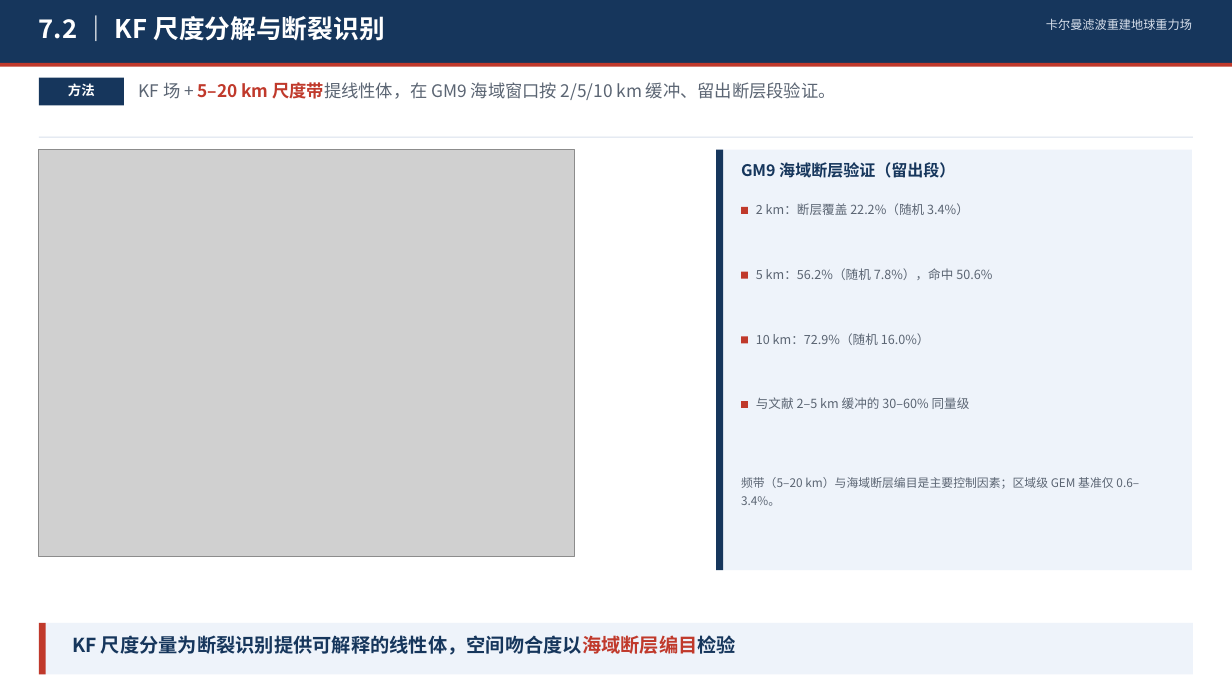
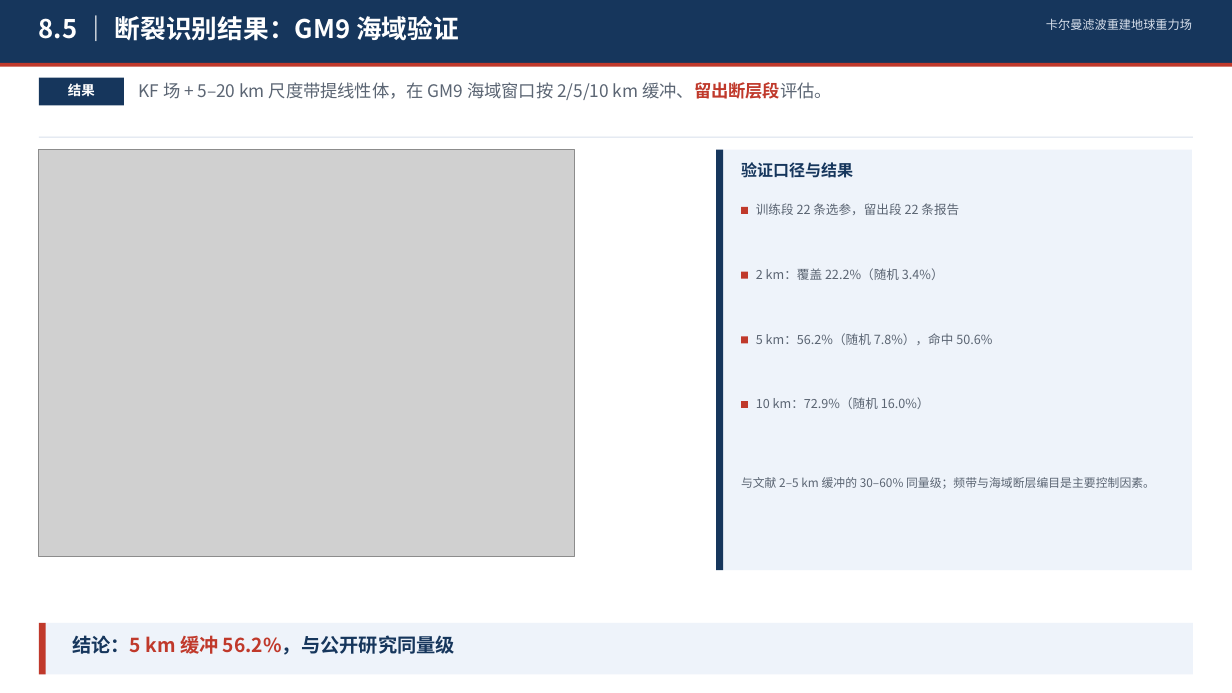
Before and after one commit to shuyunkai/kalman_gravity, a slide deck: slide 17 of ppt/卡尔曼滤波重建地球重力场_含研究内容.pptx (slide 11 before the commit). Drawn at 1232x693 pixels with LibreOffice and Linux fonts; fonts in the diff are those of the drawing; grey boxes stand for pictures. Boxes give left, top, right and bottom in pixels: in the first picture for what was removed or moved away, otherwise in the second. Text is boxed around its words. In the diff, an @@ line names an element or a change of style, - is before the commit and + after.

Commit message:
refactor(ppt): 原理与验证分页, KF 方法页配示意图
- 7.2/7.3 只讲原理: 状态分解图 + 谱域增益曲线
- 8.5/8.6 放验证结果: GM9 断裂, KF 反演与 GMRT 交叉验证
- 汇报稿 19 页, 结构与 7.1->8.1 一致

```diff
--- a/ppt/卡尔曼滤波重建地球重力场_含研究内容.pptx
+++ b/ppt/卡尔曼滤波重建地球重力场_含研究内容.pptx
@@ text at box(39, 16, 459, 41): text changed @@
-7.2 ｜ KF 尺度分解与断裂识别
+8.5 ｜ 断裂识别结果：GM9 海域验证
@@ text at box(68, 83, 95, 96): text changed @@
-方法
+结果
@@ text at box(139, 82, 832, 100): text changed @@
-KF 场 + 5–20 km 尺度带提线性体，在 GM9 海域窗口按 2/5/10 km 缓冲、留出断层段验证。
+KF 场 + 5–20 km 尺度带提线性体，在 GM9 海域窗口按 2/5/10 km 缓冲、留出断层段评估。
@@ text at box(741, 162, 853, 178): text changed @@
-GM9 海域断层验证（留出段）
+验证口径与结果
@@ text at box(756, 203, 959, 215): text changed @@
-2 km：断层覆盖 22.2%（随机 3.4%）
+训练段 22 条选参，留出段 22 条报告
@@ text at box(756, 268, 944, 280): text changed @@
-5 km：56.2%（随机 7.8%），命中 50.6%
+2 km：覆盖 22.2%（随机 3.4%）
@@ text added at box(756, 333, 992, 345), 9.8 pt, text #5B6573 @@
+5 km：56.2%（随机 7.8%），命中 50.6%
@@ text "10 km：72.9%（随机 16.0%）": place and size @@
-text "10 km：72.9%（随机 16.0%）" at box(756, 333, 930, 345)
+text "10 km：72.9%（随机 16.0%）" at box(756, 397, 930, 409)
@@ text removed at box(756, 397, 970, 409) @@
-与文献 2–5 km 缓冲的 30–60% 同量级
@@ text at box(741, 477, 1155, 489): text changed @@
-频带（5–20 km）与海域断层编目是主要控制因素；区域级 GEM 基准仅 0.6–3.4%。
+与文献 2–5 km 缓冲的 30–60% 同量级；频带与海域断层编目是主要控制因素。
@@ text at box(72, 635, 455, 655): text changed @@
-KF 尺度分量为断裂识别提供可解释的线性体，空间吻合度以海域断层编目检验
+结论：5 km 缓冲 56.2%，与公开研究同量级
```
Also in this commit, not shown: 1 other slide changed, 2 slides added, 4 other files.
